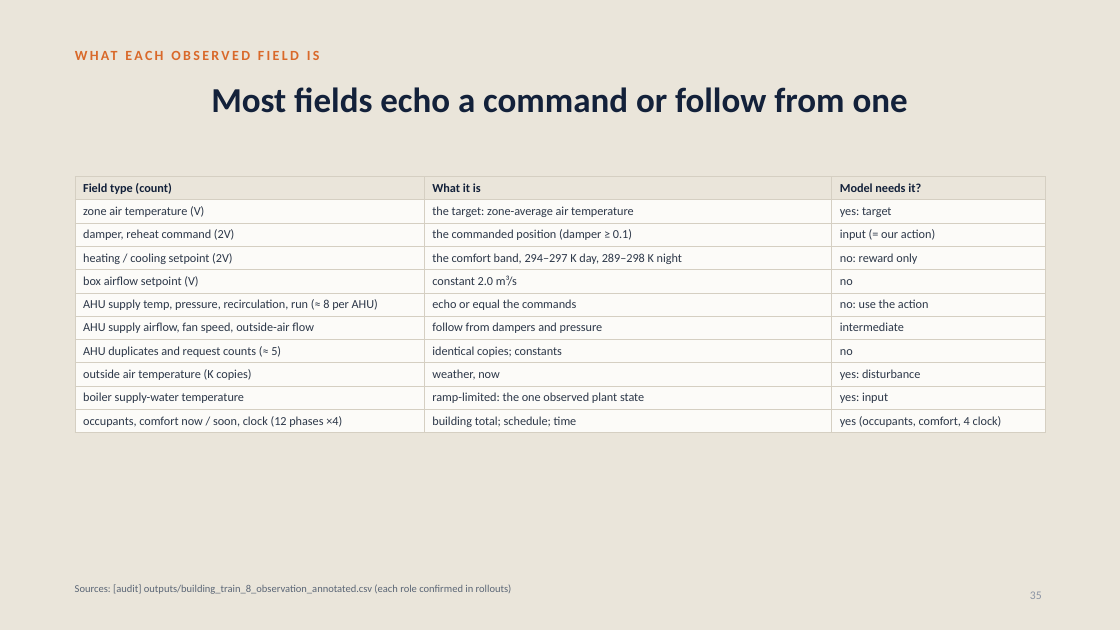
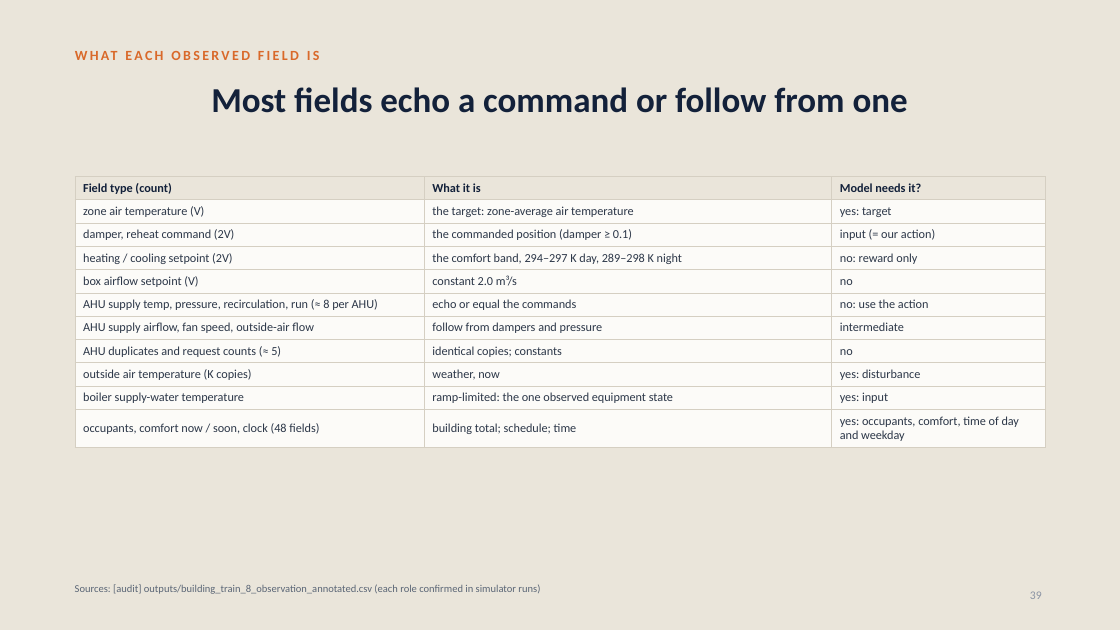
Before and after one commit to srivathsanb14/working-code, a slide deck: slide 39 of docs/One_Controller_for_Every_Building.pptx (slide 35 before the commit). Drawn at 1120x630 pixels with LibreOffice and Linux fonts; fonts in the diff are those of the drawing. Boxes give left, top, right and bottom in pixels: in the first picture for what was removed or moved away, otherwise in the second. Text is boxed around its words. In the diff, an @@ line names an element or a change of style, - is before the commit and + after.

```diff
--- a/docs/One_Controller_for_Every_Building.pptx
+++ b/docs/One_Controller_for_Every_Building.pptx
@@ table at (x1=75, y1=176, x2=1045, y2=445) @@
-row 10, column 2: ramp-limited: the one observed plant state
+row 10, column 2: ramp-limited: the one observed equipment state
-row 11, column 1: occupants, comfort now / soon, clock (12 phases ×4)
+row 11, column 1: occupants, comfort now / soon, clock (48 fields)
-row 11, column 3: yes (occupants, comfort, 4 clock)
+row 11, column 3: yes: occupants, comfort, time of day and weekday
@@ text at (x1=75, y1=584, x2=540, y2=594): text changed @@
-Sources: [audit] outputs/building_train_8_observation_annotated.csv (each role confirmed in rollouts)
+Sources: [audit] outputs/building_train_8_observation_annotated.csv (each role confirmed in simulator runs)
```
Also in this commit, not shown: 62 other slides changed, 21 slides added, 6 other files.
